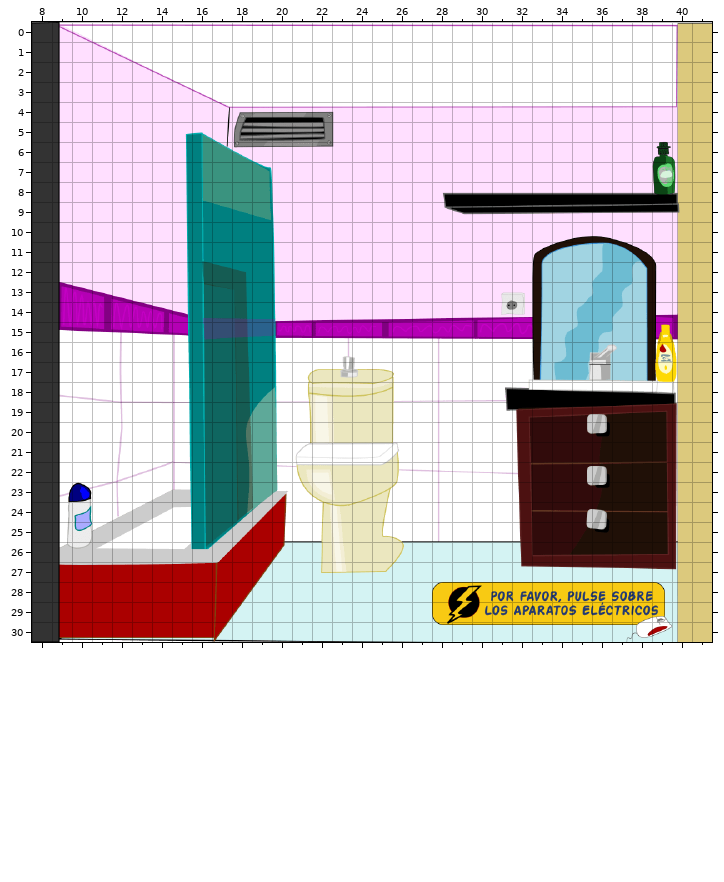
Level history. Tiled map: data/escena_06/escena_06.tmx. Above, as it was before the edit.
Cells are 32x32 px. Shown: x 8..41, y 0..30.
The same view after the edit:
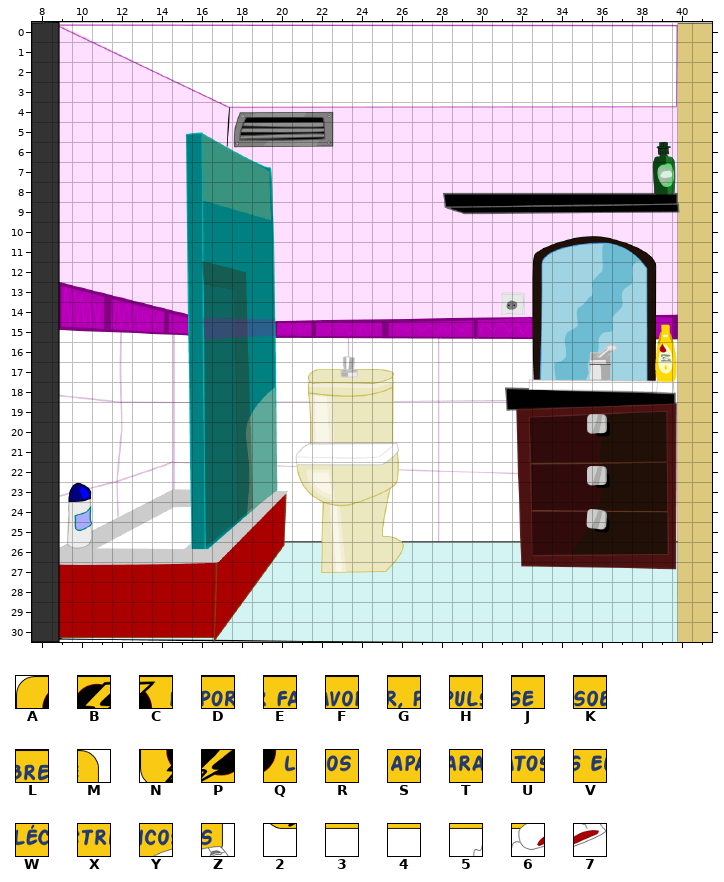
Key: from "mensaje": A 0, B 1, C 2, D 3, E 4, F 5, G 6, H 7, J 8, K 9, L 10, M 11, N 12, P 13, Q 14, R 15, S 16, T 17, U 18, V 19, W 20, X 21, Y 22, Z 23, 2 24, 3 25, 4 26, 5 33, 6 34, 7 35.
_ is an empty cell.
From the commit log: mejorando escenas
The edit:
Layer "foreground":
The author cleared tile 2 in row 30 at x 28.
The author cleared tile 3 in row 30 at x 29.
The author cleared tile 4 in row 30 at x 30 to 36.
The author cleared tile 5 in row 30 at x 37.
The author cleared tile 6 in row 30 at x 38.
The author cleared tile 7 in row 30 at x 39.
The author cleared tile A in row 28 at x 28.
The author cleared tile B in row 28 at x 29.
The author cleared tile C in row 28 at x 30.
The author cleared tile D in row 28 at x 31.
The author cleared tile E in row 28 at x 32.
The author cleared tile F in row 28 at x 33.
The author cleared tile G in row 28 at x 34.
The author cleared tile H in row 28 at x 35.
The author cleared tile J in row 28 at x 36.
The author cleared tile K in row 28 at x 37.
The author cleared tile L in row 28 at x 38.
The author cleared tile M in row 28 at x 39.
The author cleared tile N in row 29 at x 28.
The author cleared tile P in row 29 at x 29.
The author cleared tile Q in row 29 at x 30.
The author cleared tile R in row 29 at x 31.
The author cleared tile S in row 29 at x 32.
The author cleared tile T in row 29 at x 33.
The author cleared tile U in row 29 at x 34.
The author cleared tile V in row 29 at x 35.
The author cleared tile W in row 29 at x 36.
The author cleared tile X in row 29 at x 37.
The author cleared tile Y in row 29 at x 38.
The author cleared tile Z in row 29 at x 39.
Boxes around the changes in both pictures, in picture pixels (x1, y1, x2, y2):
removed: (432, 582, 672, 642)
